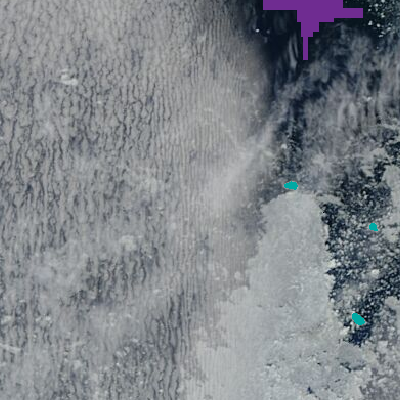
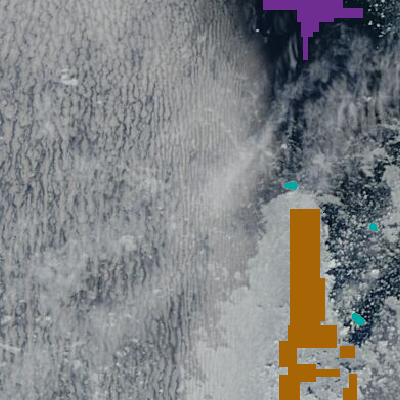
The second 400×400 image is a revision of the first. Changes to its layers:
added layer "ice samples" (2nd of 2) above "water" over <box>279,209,357,400</box>
